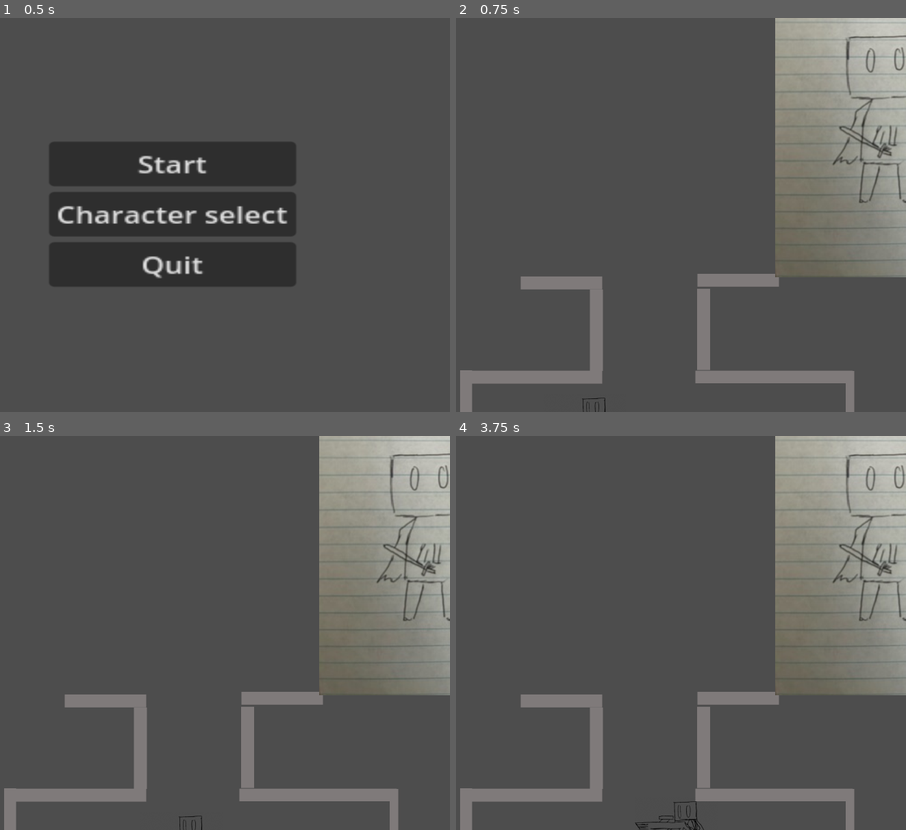
Above: before the commit, frames 1-4 (two rows, left to right).
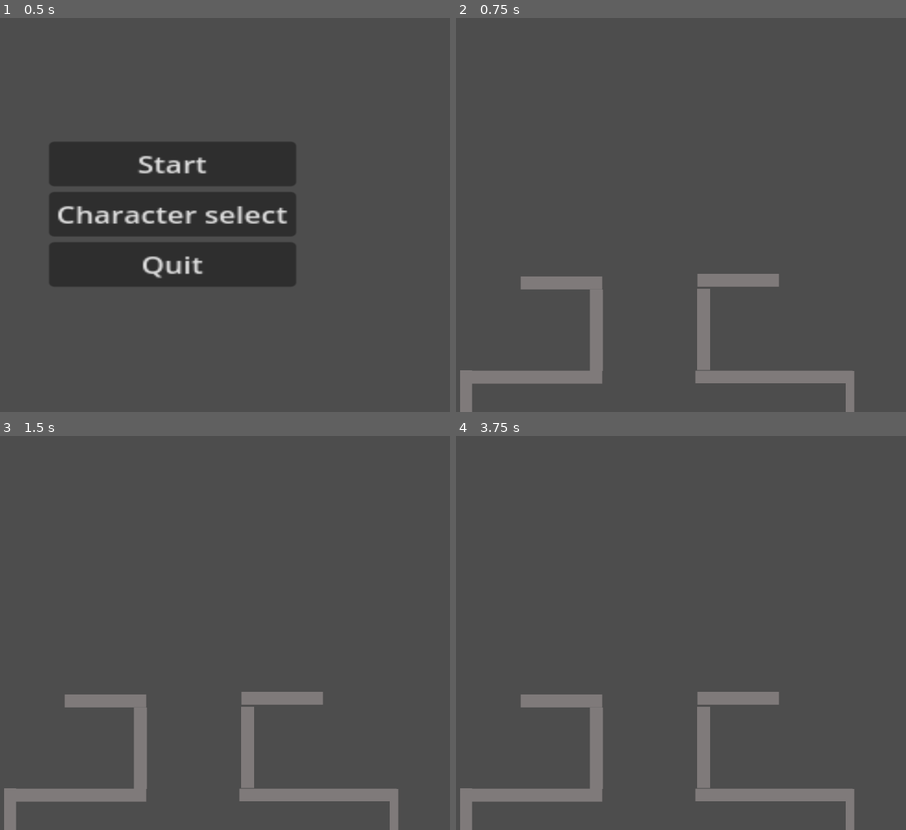
Above: after the commit, the same moments.

Repository: Thedabbit/Rpg-Project-2
Game: Godot game, scene res://Menu.tscn
Same seed, same stepped clock (60 frames per second), same inputs: the game is played once before the commit and once after it.
Inputs:
- Up to frame 1 (0.5 s): no input
- Up to frame 2 (0.75 s): click "Start" at 0.5 s
- Up to frame 3 (1.5 s): tap Enter at 1.25 s; hold D (Right1) from 1.28 s (still down); tap , (Down2) at 1.35 s
- Up to frame 4 (3.75 s): tap Space (Primary Action) at 2, 2.85, 3.5 s; release D (Right1) at 2.03 s; hold S (Down1) 2.03-2.78 s; tap L (Left2) at 2.1 s; tap Enter at 2.75 s; hold D (Right1) 2.78-3.53 s; hold W (Up1) from 3.53 s (still down); tap ' (Right2) at 3.6 s

Frame 1 is identical in both runs. In frame 2, 18% of the frame differs, in the area x 28-100%, y 0-100%; in frame 3, 18%; in frame 4, 19%, in the area x 39-100%, y 0-100%.

Commit message:
Update main_level.tscn
deleted

Diff:
--- a/main_level.tscn
+++ b/main_level.tscn
@@ -1,20 +1,12 @@
-[gd_scene load_steps=17 format=3 uid="uid://516gqlocb1b"]
+[gd_scene load_steps=12 format=3 uid="uid://516gqlocb1b"]
 
 [ext_resource type="Script" path="res://main_level.gd" id="1_xq160"]
-[ext_resource type="Script" path="res://CharacterBody2D.gd" id="2_f65lu"]
-[ext_resource type="Texture2D" uid="uid://cygqrkdslgcbt" path="res://image1-removebg-preview.png" id="3_xeddc"]
 [ext_resource type="PackedScene" path="res://player_2.tscn" id="5_6ka54"]
-[ext_resource type="PackedScene" uid="uid://cxupketlgjvyv" path="res://Swordsman.tscn" id="5_nuhqg"]
-
-[sub_resource type="RectangleShape2D" id="RectangleShape2D_80iri"]
-size = Vector2(282, 224)
 
 [sub_resource type="RectangleShape2D" id="RectangleShape2D_6n420"]
 size = Vector2(159.879, 44.2114)
 
 [sub_resource type="CanvasTexture" id="CanvasTexture_uv417"]
-
-[sub_resource type="CanvasTexture" id="CanvasTexture_e1c61"]
 
 [sub_resource type="CanvasTexture" id="CanvasTexture_mo1xj"]
 
@@ -38,18 +30,6 @@
 script = ExtResource("1_xq160")
 metadata/_edit_horizontal_guides_ = []
 
-[node name="Player 1" type="CharacterBody2D" parent="."]
-position = Vector2(860, 1592)
-script = ExtResource("2_f65lu")
-
-[node name="Icon" type="Sprite2D" parent="Player 1"]
-modulate = Color(0, 0, 0, 1)
-texture = ExtResource("3_xeddc")
-
-[node name="CollisionShape2D" type="CollisionShape2D" parent="Player 1"]
-position = Vector2(-14, -36)
-shape = SubResource("RectangleShape2D_80iri")
-
 [node name="Starting Room wall 1" type="StaticBody2D" parent="."]
 position = Vector2(1799, 1810)
 scale = Vector2(9.32752, 1.64779)
@@ -63,12 +43,6 @@
 position = Vector2(-70.8378, -12.3024)
 scale = Vector2(-159.839, -50.476)
 texture = SubResource("CanvasTexture_uv417")
-
-[node name="Starting room wall 2" type="StaticBody2D" parent="."]
-
-[node name="Sprite2D" type="Sprite2D" parent="Starting room wall 2"]
-position = Vector2(-9, 0)
-texture = SubResource("CanvasTexture_e1c61")
 
 [node name="Starting room wall 3" type="StaticBody2D" parent="."]
 position = Vector2(415, 1471)
@@ -185,8 +159,8 @@
 
 [node name="Polygon2D" type="Polygon2D" parent="."]
 
-[node name="Swordsman" parent="." instance=ExtResource("5_nuhqg")]
-position = Vector2(1312, -276)
-
 [node name="Player 2" parent="." instance=ExtResource("5_6ka54")]
 position = Vector2(1407, 1589)
+
+[node name="Player 3" parent="." instance=ExtResource("5_6ka54")]
+position = Vector2(1620, 1597)
